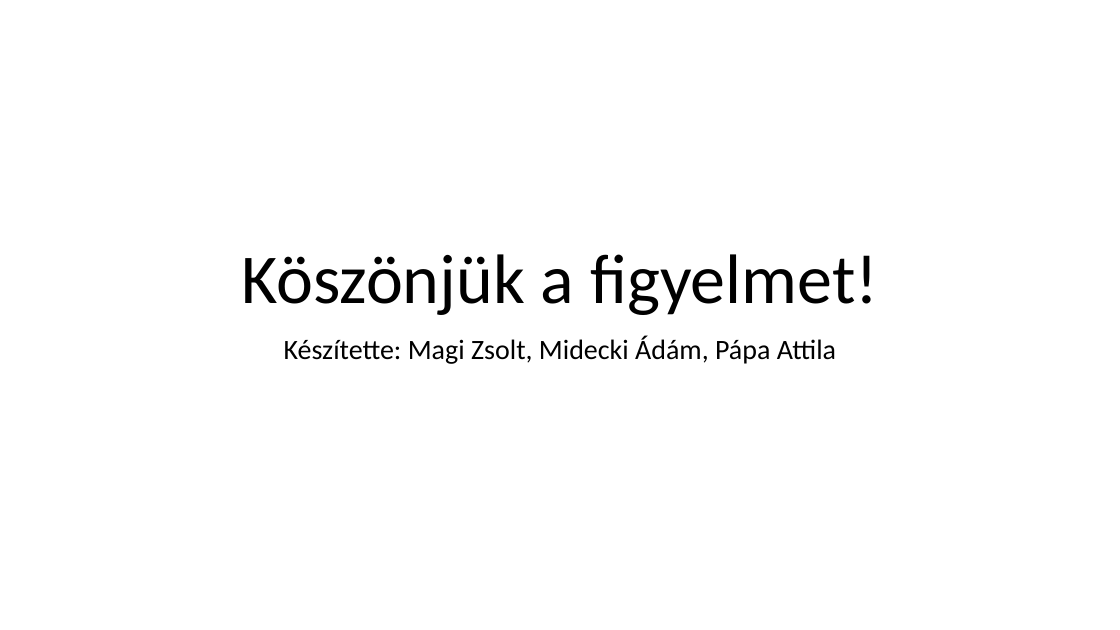
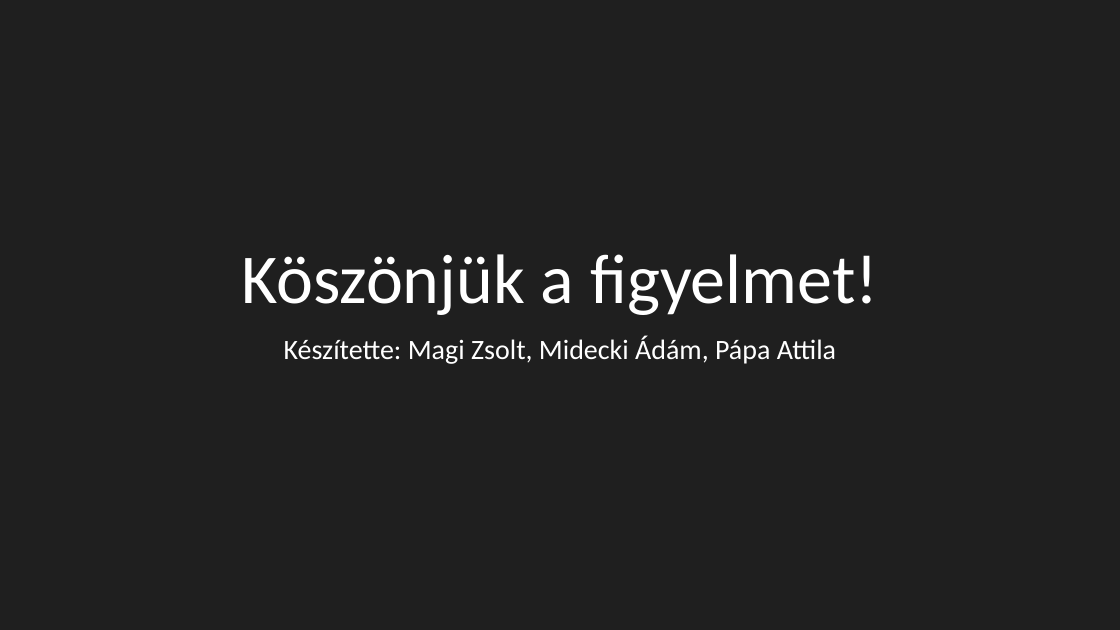
Before and after one commit to PasioteStudio/dusza2024_1, a slide deck: slide 9 of Dusza.pptx (slide 3 before the commit). Drawn at 1120x630 pixels with LibreOffice and Linux fonts; fonts in the diff are those of the drawing. Boxes give left, top, right and bottom in pixels: in the first picture for what was removed or moved away, otherwise in the second. Text is boxed around its words. In the diff, an @@ line names an element or a change of style, - is before the commit and + after.

```diff
--- a/Dusza.pptx
+++ b/Dusza.pptx
@@ background #FFFFFF to #1F1F1F @@
@@ title "Köszönjük a figyelmet!" at [241, 254, 878, 315]: text colour #000000 to #FFFFFF @@
@@ subtitle "Készítette: Magi Zsolt, Midecki Ádám, ..." at [284, 336, 836, 364]: text colour #000000 to #FFFFFF @@
```
Also in this commit, not shown: 2 other slides changed, 6 slides added, 6 other files.
